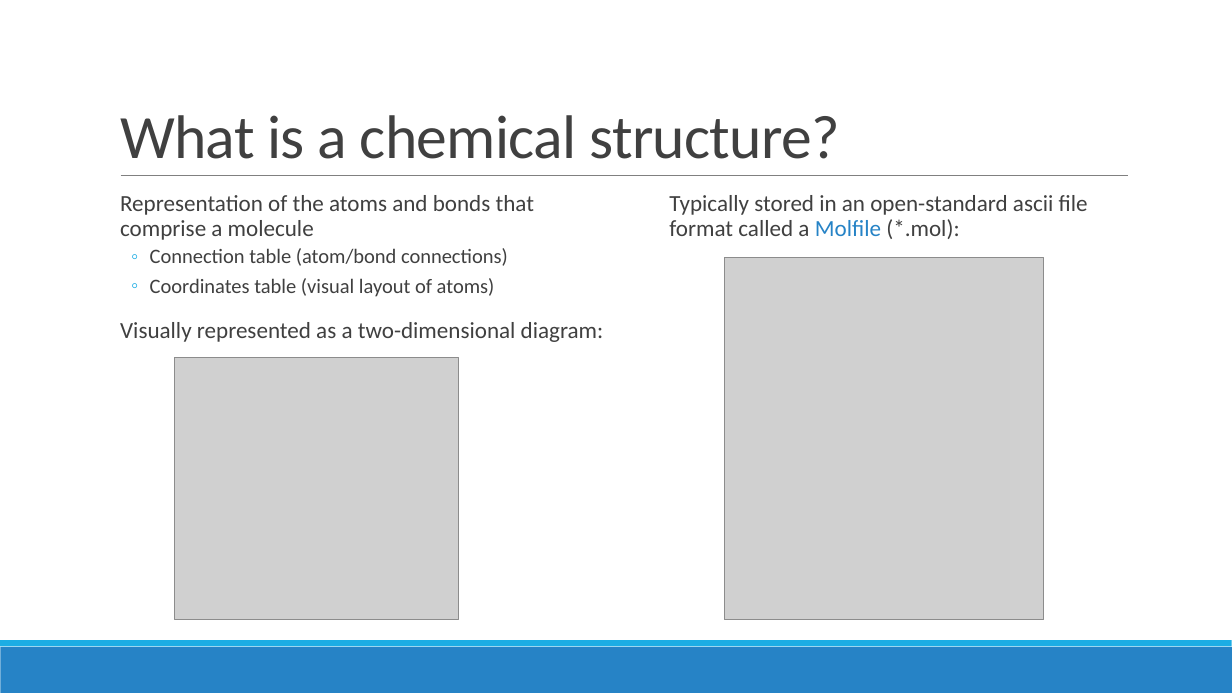
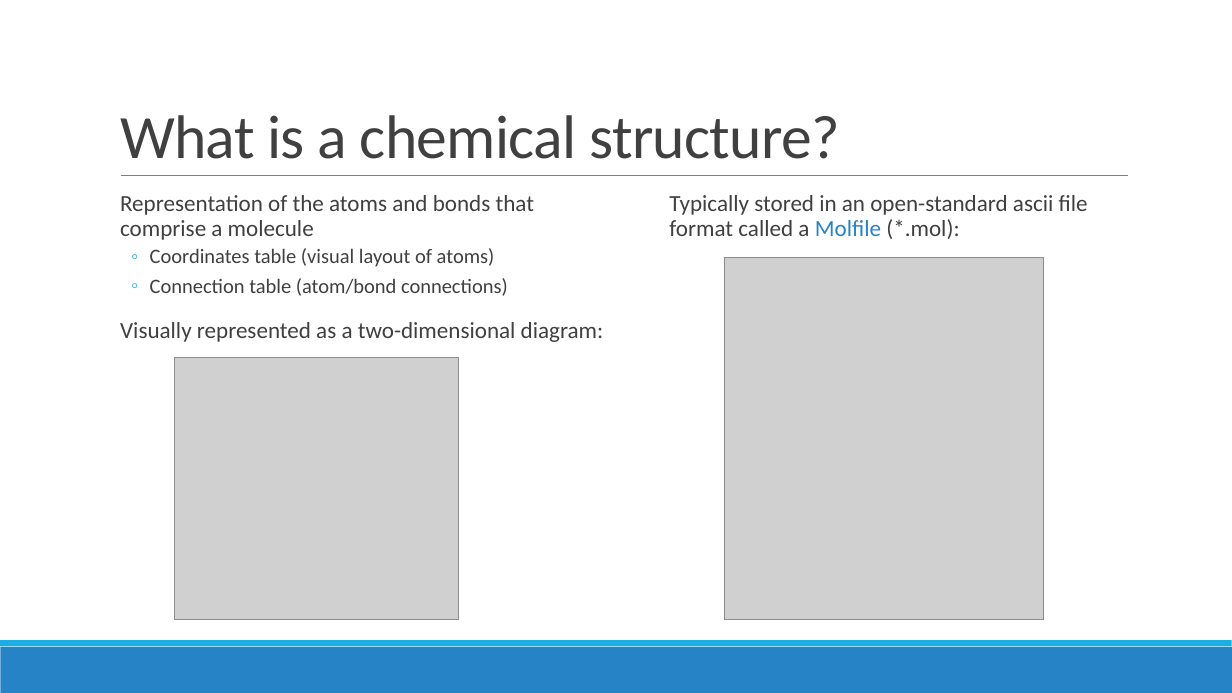
Before and after one commit to jvaneikeren/ChemicalStructureSearchingDemo, a slide deck: slide 4 of Presentation.pptx. Drawn at 1232x693 pixels with LibreOffice and Linux fonts; fonts in the diff are those of the drawing; grey boxes stand for pictures. Boxes give left, top, right and bottom in pixels: in the first picture for what was removed or moved away, otherwise in the second. Text is boxed around its words. In the diff, an @@ line names an element or a change of style, - is before the commit and + after.

```diff
--- a/Presentation.pptx
+++ b/Presentation.pptx
@@ text at box(150, 248, 495, 267): paragraph added @@
+  ◦ Coordinates table (visual layout of atoms)
@@ text at box(150, 278, 495, 297): paragraph removed @@
-  ◦ Coordinates table (visual layout of atoms)
```
Also in this commit, not shown: 8 other slides changed, 7 other files.
